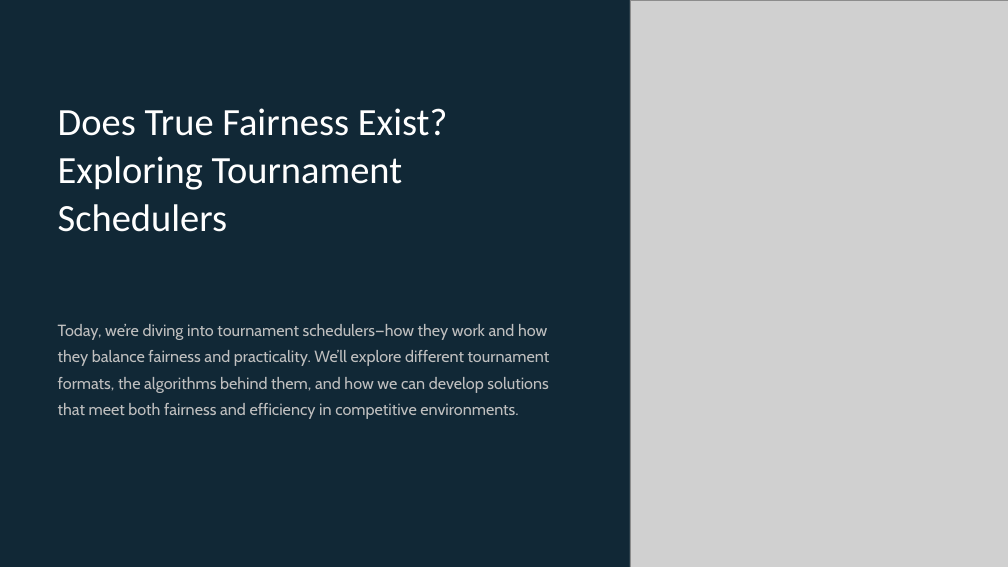
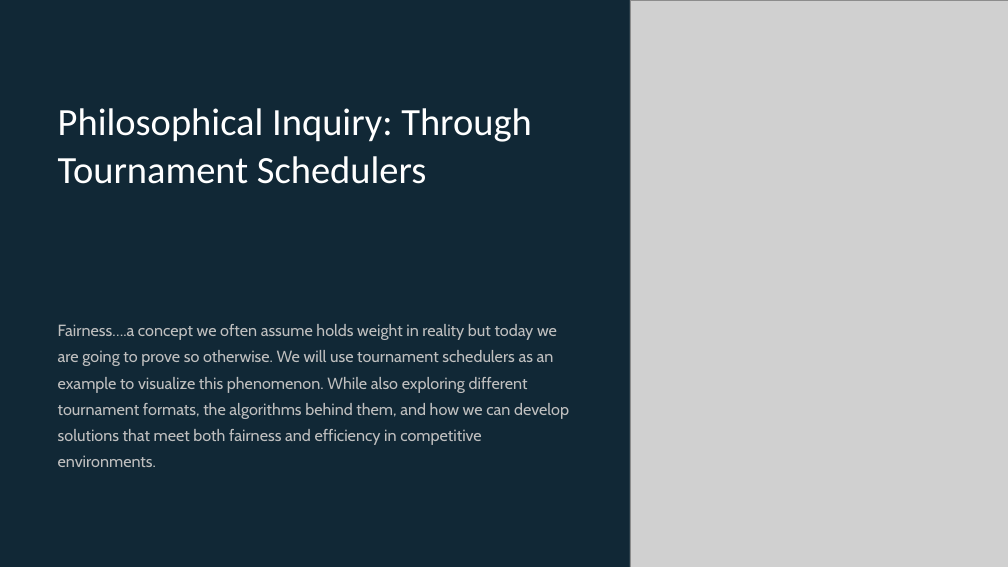
Before and after one commit to Splinter047/Tournament-Scheduler, a slide deck: slide 2 of TournamentScheduler.pptx (slide 1 before the commit). Drawn at 1008x567 pixels with LibreOffice and Linux fonts; fonts in the diff are those of the drawing; grey boxes stand for pictures; background and template pictures are left out; a plain dark background stands for a picture behind light text. Boxes give left, top, right and bottom in pixels: in the first picture for what was removed or moved away, otherwise in the second. Text is boxed around its words. In the diff, an @@ line names an element or a change of style, - is before the commit and + after.

Commit message:
Updated presentation.

```diff
--- a/TournamentScheduler.pptx
+++ b/TournamentScheduler.pptx
@@ text at [58,108,532,184]: text changed @@
-Does True Fairness Exist? Exploring Tournament Schedulers
+Philosophical Inquiry: Through Tournament Schedulers
@@ text at [58,324,569,467]: text changed @@
-Today, we’re diving into tournament schedulers—how they work and how they balance fairness and practicality. We’ll explore different tournament formats, the algorithms behind them, and how we can develop solutions that meet both fairness and efficiency in competitive environments.
+Fairness….a concept we often assume holds weight in reality but today we are going to prove so otherwise. We will use tournament schedulers as an example to visualize this phenomenon. While also exploring different tournament formats, the algorithms behind them, and how we can develop solutions that meet both fairness and efficiency in competitive environments.
```
Also in this commit, not shown: 1 slide added.
